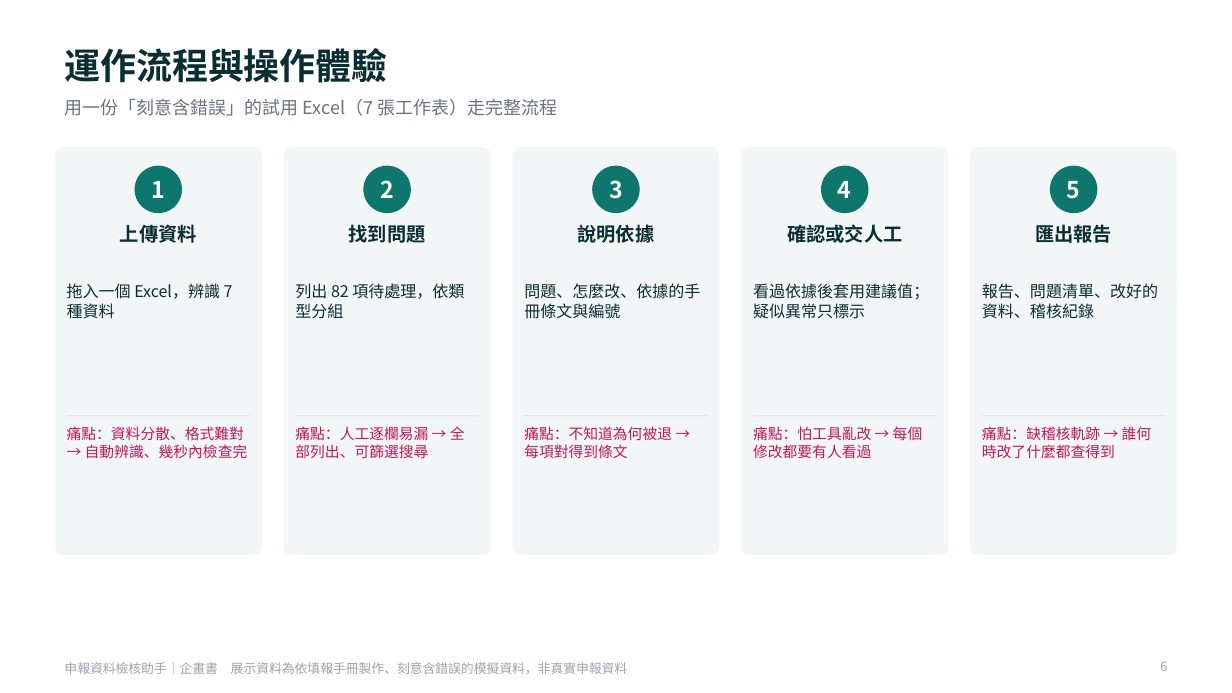
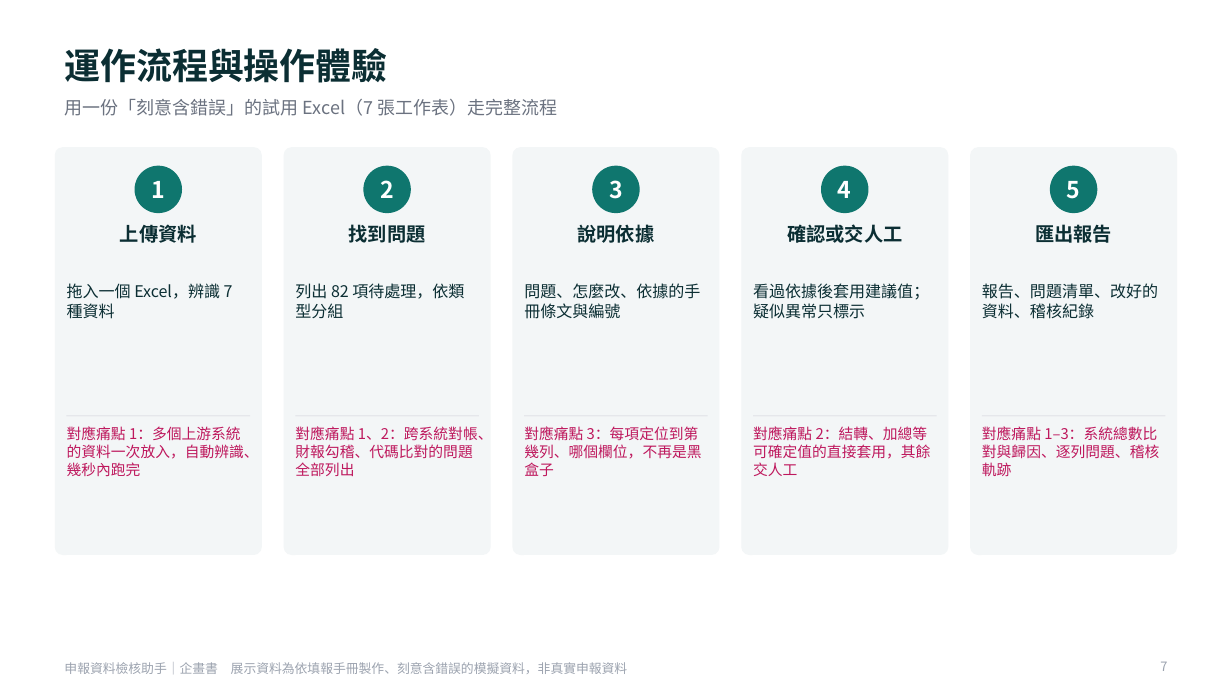
Before and after one commit to p7w97cjtdf-dot/-, a slide deck: slide 7 of docs/evidence/proposal.pptx (slide 6 before the commit). Drawn at 1232x693 pixels with LibreOffice and Linux fonts; fonts in the diff are those of the drawing. Boxes give left, top, right and bottom in pixels: in the first picture for what was removed or moved away, otherwise in the second. Text is boxed around its words. In the diff, an @@ line names an element or a change of style, - is before the commit and + after.

```diff
--- a/docs/evidence/proposal.pptx
+++ b/docs/evidence/proposal.pptx
@@ text at box(67, 426, 259, 476): text changed @@
-痛點：資料分散、格式難對 → 自動辨識、幾秒內檢查完
+對應痛點 1：多個上游系統的資料一次放入，自動辨識、幾秒內跑完
@@ text at box(295, 426, 493, 476): text changed @@
-痛點：人工逐欄易漏 → 全部列出、可篩選搜尋
+對應痛點 1、2：跨系統對帳、財報勾稽、代碼比對的問題全部列出
@@ text at box(524, 426, 701, 476): text changed @@
-痛點：不知道為何被退 → 每項對得到條文
+對應痛點 3：每項定位到第幾列、哪個欄位，不再是黑盒子
@@ text at box(753, 426, 930, 476): text changed @@
-痛點：怕工具亂改 → 每個修改都要有人看過
+對應痛點 2：結轉、加總等可確定值的直接套用，其餘交人工
@@ text at box(982, 426, 1159, 476): text changed @@
-痛點：缺稽核軌跡 → 誰何時改了什麼都查得到
+對應痛點 1–3：系統總數比對與歸因、逐列問題、稽核軌跡
@@ page number at box(1160, 661, 1167, 671): text changed @@
-6
+7
```
Also in this commit, not shown: 2 other slides changed, 1 slide added, 1 other file.
